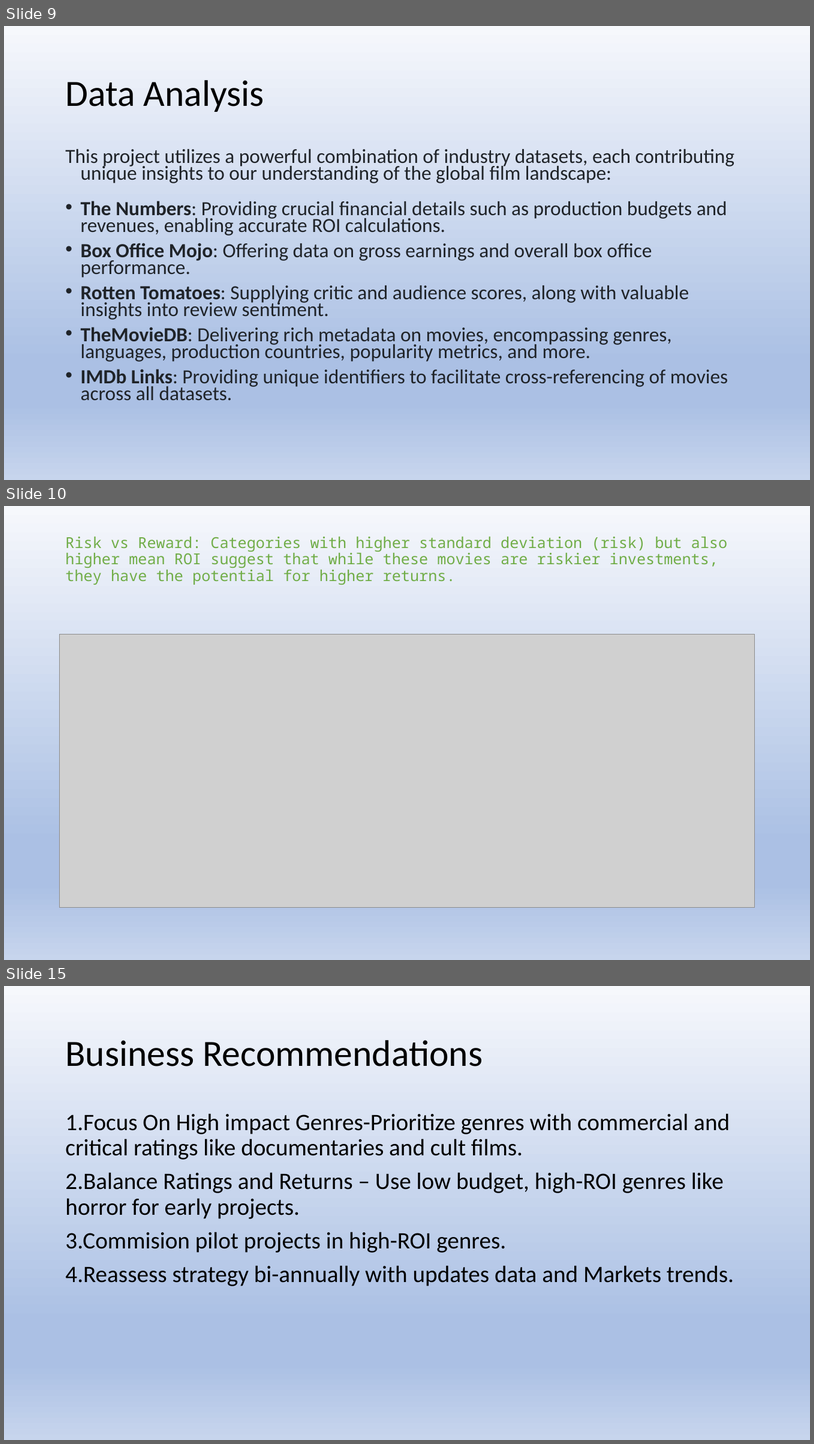
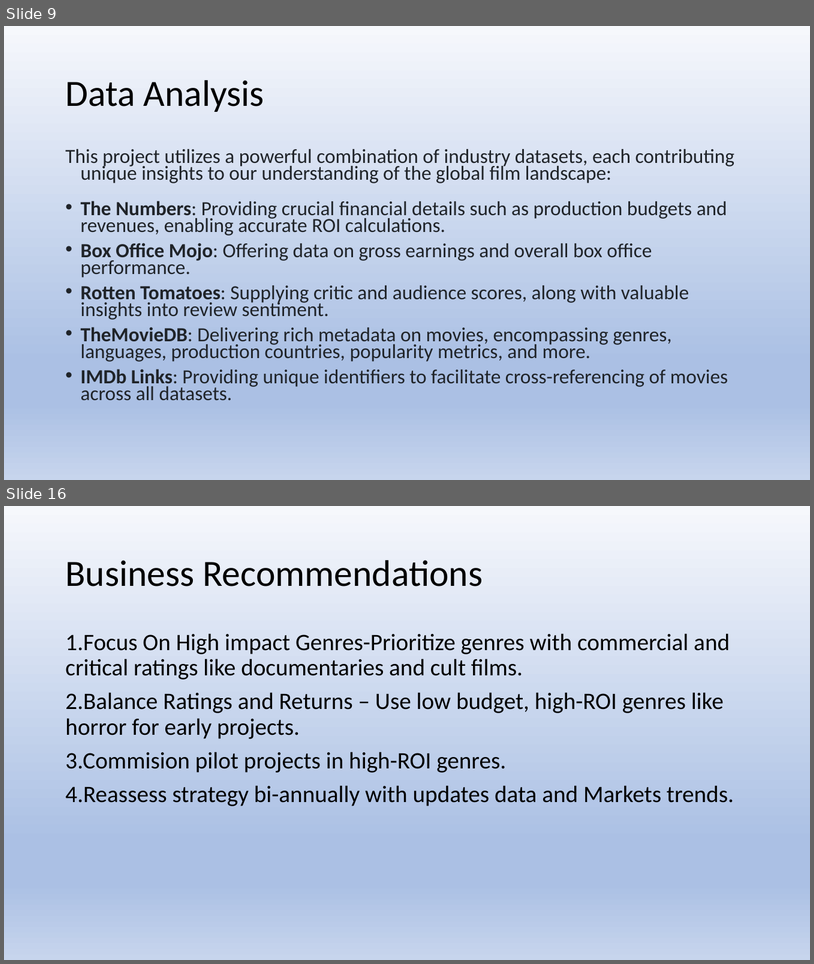
Before and after one commit to RomeC-137/Phase-G-2-Project, a slide deck: presentation.pdf.pptx. Shown one above the other, each under a label of ours: slides 9, 10 and 15 before the commit, slides 9 and 16 after it; the slides between them are not shown. The pictures are 814x1444 and 814x964 pixels, drawn with LibreOffice and Linux fonts; fonts in the diff are those of the drawing; grey boxes stand for pictures. Boxes give left, top, right and bottom in pixels: in the first picture for what was removed or moved away, otherwise in the second. Text is boxed around its words. In the diff, an @@ line names an element or a change of style, - is before the commit and + after.

```diff
--- a/presentation.pdf.pptx
+++ b/presentation.pdf.pptx
@@ slide 10 removed at box(4, 506, 810, 960), background gradient #F6F8FC to #ABC0E4 to #C7D5ED @@
@@ title removed at box(65, 537, 728, 585) @@
-Risk vs Reward: Categories with higher standard deviation (risk) but also higher mean ROI suggest that while these movies are riskier investments, they have the potential for higher returns.
@@ picture removed at box(60, 634, 755, 907) @@
@@ what was slide 15 is now slide 16 @@
```
Also in this commit, not shown: 1 slide changed, 5 slides added, 3 other slides removed.
